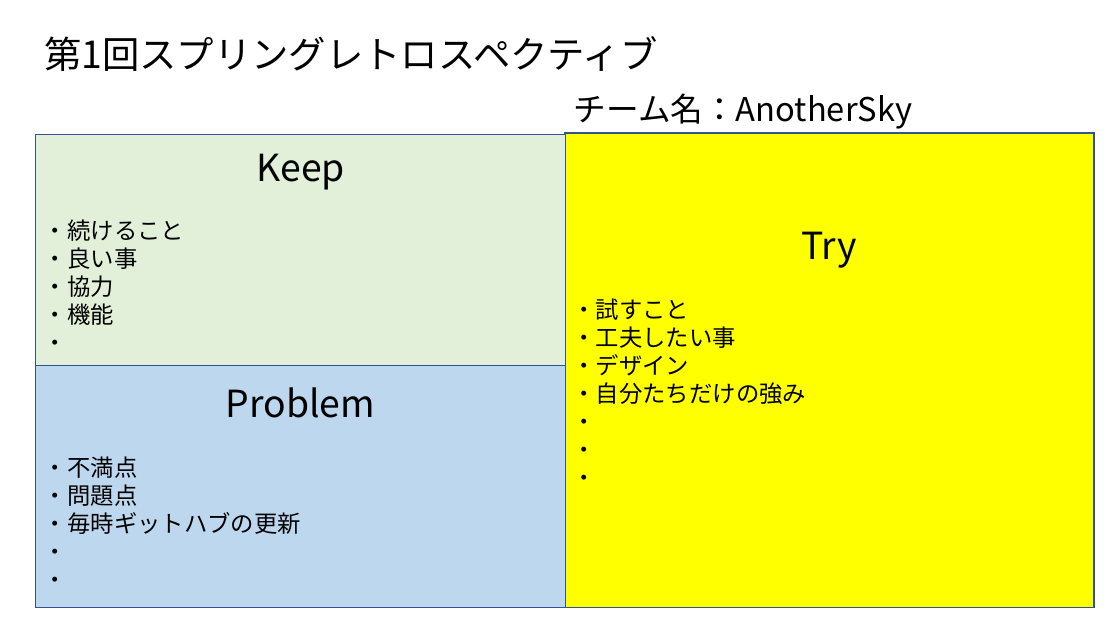
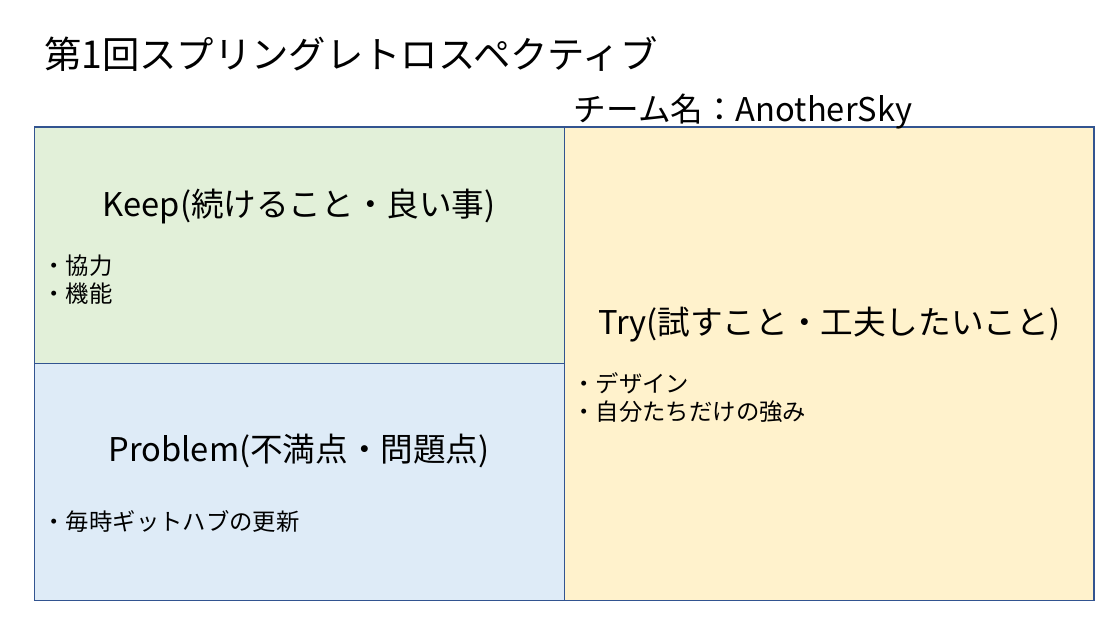
Before and after one commit to fu-syoji-t/SD3D_2023_Scrum3, a slide deck: slide 1 of 03スプリントバックログ/第1回スプリングレトロスペクティブ.pptx. Drawn at 1120x630 pixels with LibreOffice and Linux fonts; fonts in the diff are those of the drawing. Boxes give left, top, right and bottom in pixels: in the first picture for what was removed or moved away, otherwise in the second. Text is boxed around its words. In the diff, an @@ line names an element or a change of style, - is before the commit and + after.

```diff
--- a/03スプリントバックログ/第1回スプリングレトロスペクティブ.pptx
+++ b/03スプリントバックログ/第1回スプリングレトロスペクティブ.pptx
@@ rectangle "Keep(続けること・良い事)" resized from (x1=35, y1=135, x2=565, y2=365) to (x1=34, y1=127, x2=565, y2=364) @@
@@ rectangle "Try(試すこと・工夫したいこと)" moved from (x1=565, y1=133, x2=1095, y2=607) to (x1=565, y1=127, x2=1095, y2=601) @@
@@ rectangle "Try(試すこと・工夫したいこと)" at (x1=565, y1=127, x2=1095, y2=601): fill #FFFF00 to #FFF2CC @@
@@ text in rectangle at (x1=103, y1=188, x2=496, y2=224): text changed; size 20 to 28 pt @@
-Keep
-・続けること
-・良い事
+Keep(続けること・良い事)
@@ text in rectangle at (x1=598, y1=306, x2=1060, y2=342): text changed; size 20 to 28 pt @@
-Try
-・試すこと
-・工夫したい事
+Try(試すこと・工夫したいこと)
@@ text in rectangle at (x1=44, y1=339, x2=67, y2=345): paragraph removed @@
-・
@@ rectangle "Problem(不満点・問題点)" resized from (x1=35, y1=365, x2=565, y2=607) to (x1=34, y1=364, x2=565, y2=601) @@
@@ rectangle "Problem(不満点・問題点)" at (x1=34, y1=364, x2=565, y2=601): fill #BDD7EE to #DEEBF7 @@
@@ text in rectangle at (x1=572, y1=418, x2=595, y2=480): paragraphs removed @@
-・
-・
-・
@@ text in rectangle at (x1=109, y1=433, x2=490, y2=467): text changed; size 20 to 28 pt @@
-Problem
-・不満点
-・問題点
+Problem(不満点・問題点)
@@ text in rectangle at (x1=44, y1=548, x2=67, y2=582): paragraphs removed @@
-・
-・
```
Also in this commit, not shown: 1 other file.
